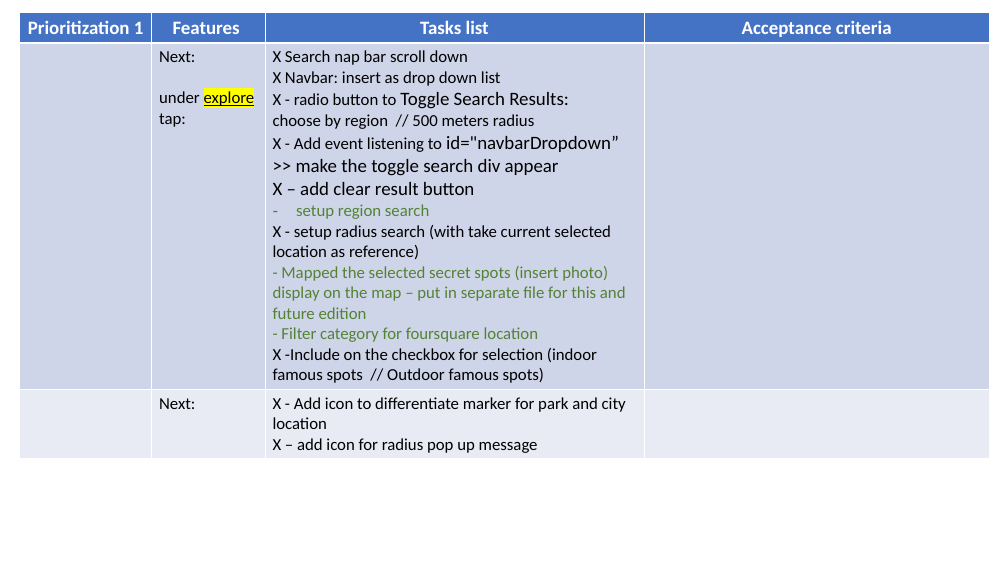
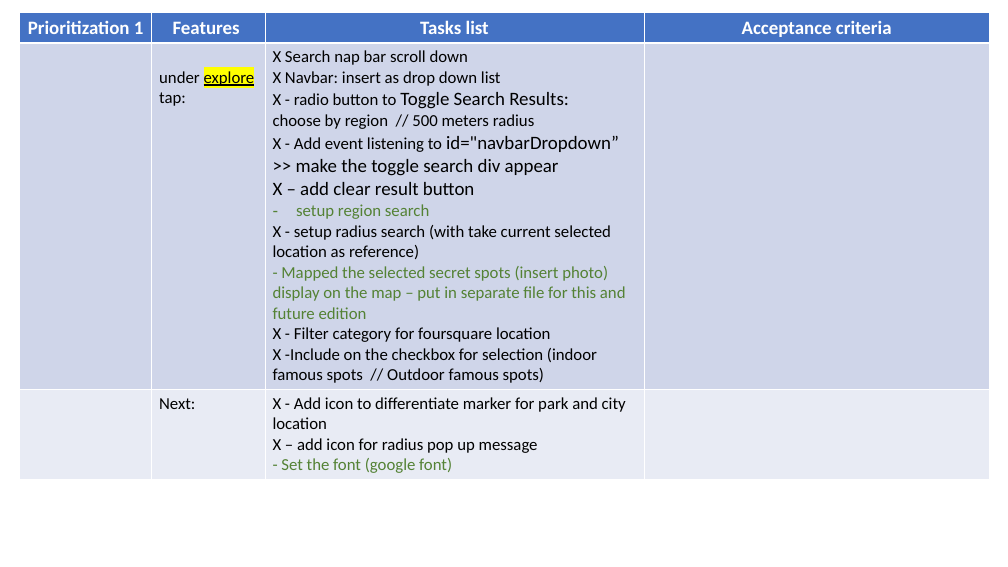
Before and after one commit to annette-p/pre-wedding-photoshoot-locations, a slide deck: slide 9 of wireframe.pptx. Drawn at 1008x567 pixels with LibreOffice and Linux fonts; fonts in the diff are those of the drawing. Boxes give left, top, right and bottom in pixels: in the first picture for what was removed or moved away, otherwise in the second. Text is boxed around its words. In the diff, an @@ line names an element or a change of style, - is before the commit and + after.

```diff
--- a/wireframe.pptx
+++ b/wireframe.pptx
@@ table at [20, 12, 990, 477] @@
-row 2, column 2: Next: / under explore tap:
+row 2, column 2: under explore tap:
@@ row 2, column 3: "X Search nap bar scroll down / X Navbar: insert as drop down list / X - radio button to Toggle Search Results: / choose by region // 500 meters radius / X - Add event listening to id="navbarDropdown” >> make the toggle search div appear / X – add clear result button / setup region search / X - setup radius search (with take current selected location as reference) / - Mapped the selected secret spots (insert photo) display on the map – put in separate file for this and future edition / - Filter category for foursquare location / X -Include on the checkbox for selection (indoor famous spots // Outdoor famous spots)" to "X Search nap bar scroll down / X Navbar: insert as drop down list / X - radio button to Toggle Search Results: / choose by region // 500 meters radius / X - Add event listening to id="navbarDropdown” >> make the toggle search div appear / X – add clear result button / setup region search / X - setup radius search (with take current selected location as reference) / - Mapped the selected secret spots (insert photo) display on the map – put in separate file for this and future edition / X - Filter category for foursquare location / X -Include on the checkbox for selection (indoor famous spots // Outdoor famous spots)" @@
-row 3, column 3: X - Add icon to differentiate marker for park and city location / X – add icon for radius pop up message
+row 3, column 3: X - Add icon to differentiate marker for park and city location / X – add icon for radius pop up message / - Set the font (google font)
```
Also in this commit, not shown: 2 other slides changed, 4 other files.
